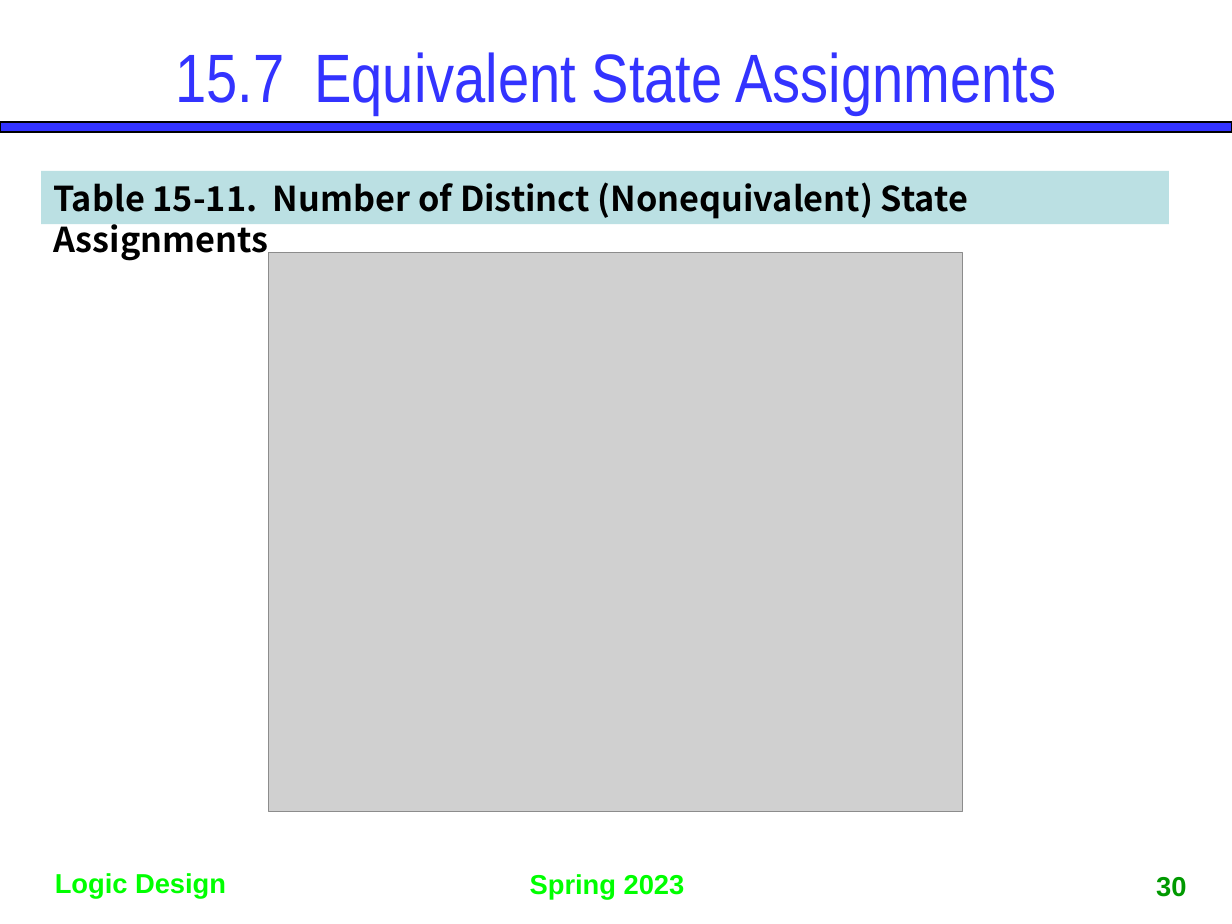
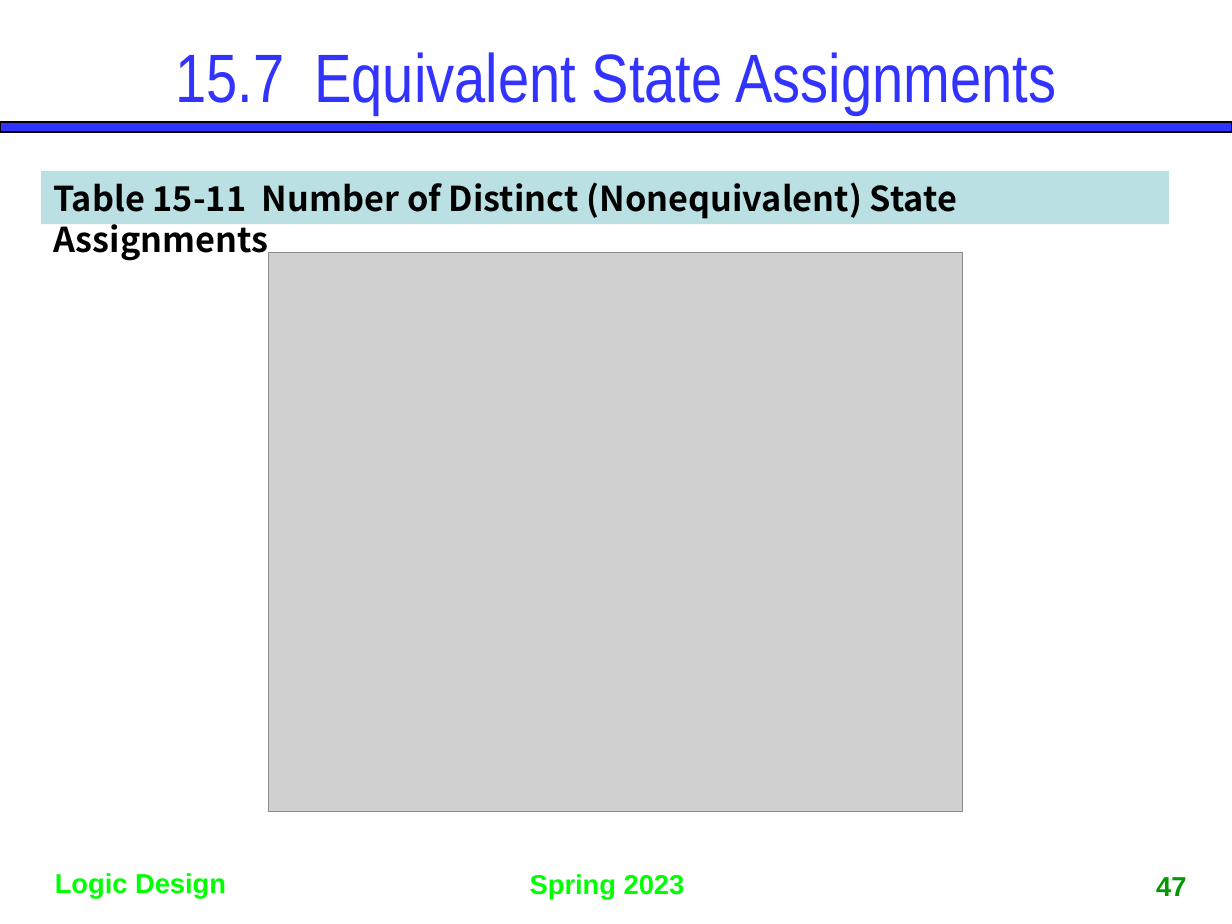
Before and after one commit to gdlee412/Logic-Circuits, a slide deck: slide 47 of 자료/Ch15. Reduction of State Tables and State Assignment.pptx (slide 30 before the commit). Drawn at 1232x924 pixels with LibreOffice and Linux fonts; fonts in the diff are those of the drawing; grey boxes stand for pictures. Boxes give left, top, right and bottom in pixels: in the first picture for what was removed or moved away, otherwise in the second. Text is boxed around its words. In the diff, an @@ line names an element or a change of style, - is before the commit and + after.

```diff
--- a/자료/Ch15. Reduction of State Tables and State Assignment.pptx
+++ b/자료/Ch15. Reduction of State Tables and State Assignment.pptx
@@ text in rectangle at bbox=[53, 182, 957, 261]: text changed @@
-Table 15-11. Number of Distinct (Nonequivalent) State Assignments
+Table 15-11 Number of Distinct (Nonequivalent) State Assignments
@@ page number at bbox=[1156, 877, 1186, 896]: text changed @@
-30
+47
```
Also in this commit, not shown: 20 other slides changed, 20 slides added, 3 slides removed.
